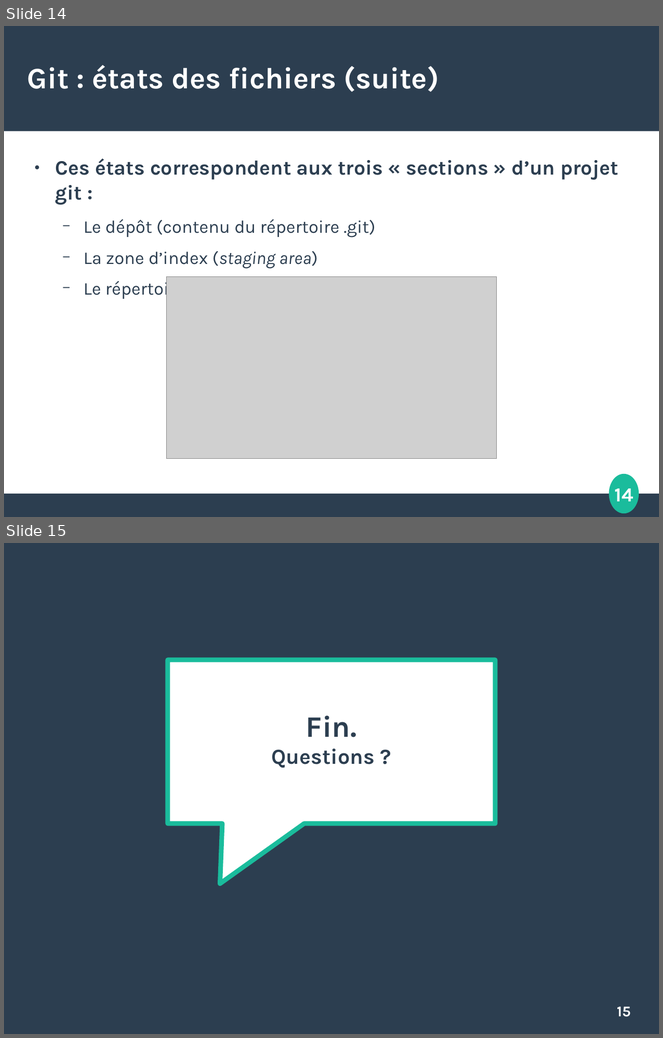
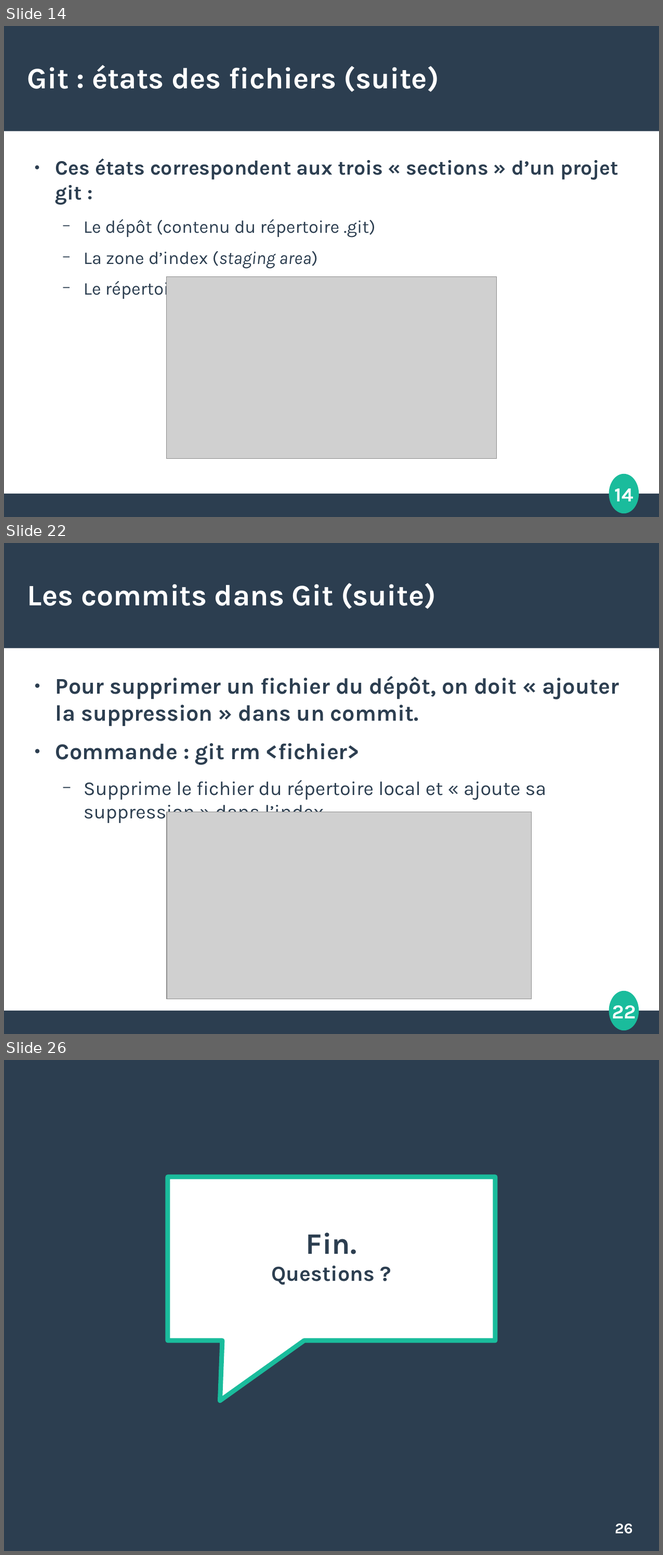
Before and after one commit to etdube/formation_git, a slide deck: Présentation git.odp. Shown one above the other, each under a label of ours: slides 14 and 15 before the commit, slides 14, 22 and 26 after it; the slides between them are not shown. The pictures are 663x1038 and 663x1555 pixels, drawn with LibreOffice and Linux fonts; fonts in the diff are those of the drawing; grey boxes stand for pictures. Boxes give left, top, right and bottom in pixels: in the first picture for what was removed or moved away, otherwise in the second. Text is boxed around its words. In the diff, an @@ line names an element or a change of style, - is before the commit and + after.

Commit message:
Présentation git.odp : section sur commits

```diff
--- a/Présentation git.odp
+++ b/Présentation git.odp
@@ slide 22 added at [4,543,659,1034], background #FFFFFF; not listed: 4 template elements that a slide beside it also shows @@
@@ title added at [27,583,436,609], 36 pt, text #FFFFFF, bold @@
+Les commits dans Git (suite)
@@ text added at [55,676,619,824], 27.2 pt, text #2C3E50, bold @@
+● Pour supprimer un fichier du dépôt, on doit « ajouter la suppression » dans un commit.
+● Commande : git rm <fichier>
+  − Supprime le fichier du répertoire local et « ajoute sa suppression » dans l’index
@@ picture added at [167,812,532,1000] @@
@@ what was slide 15 is now slide 26 @@
@@ page number at [615,1524,633,1534]: text changed @@
-15
+26
```
Also in this commit, not shown: 1 slide changed, 10 other slides added.
